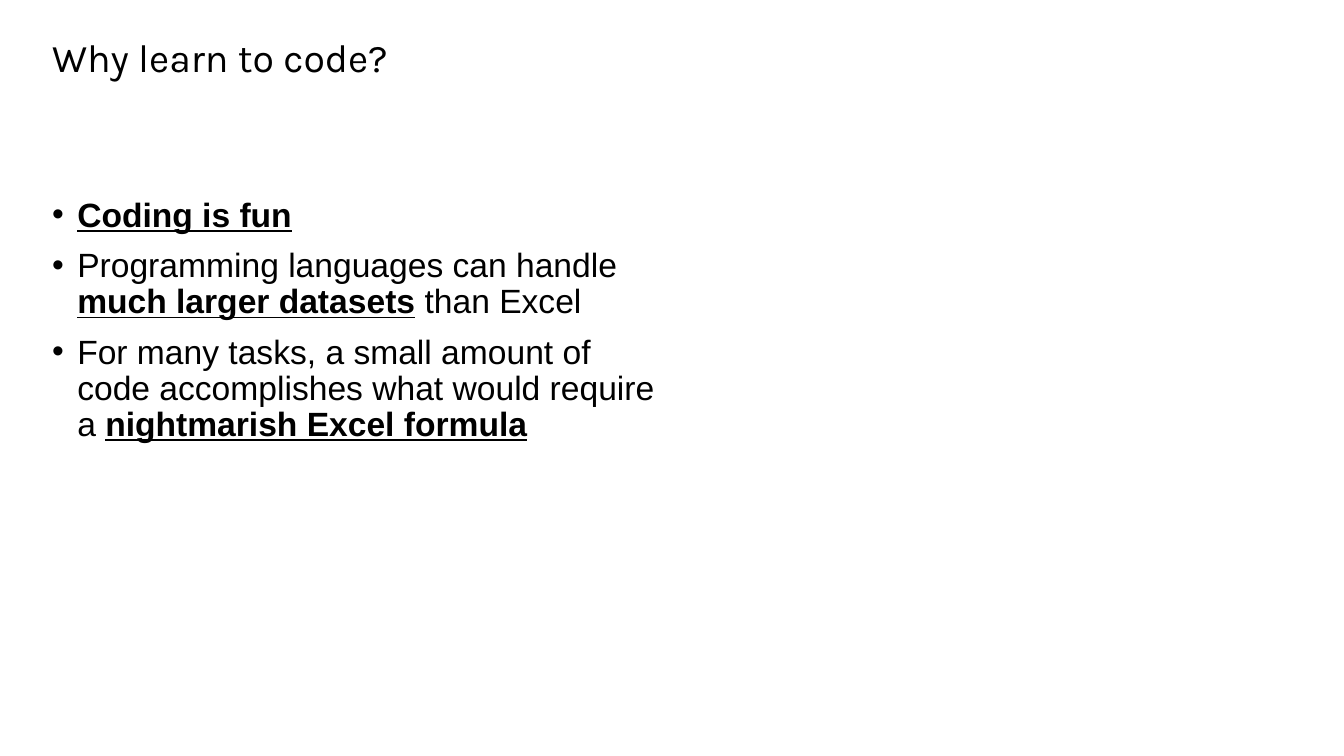
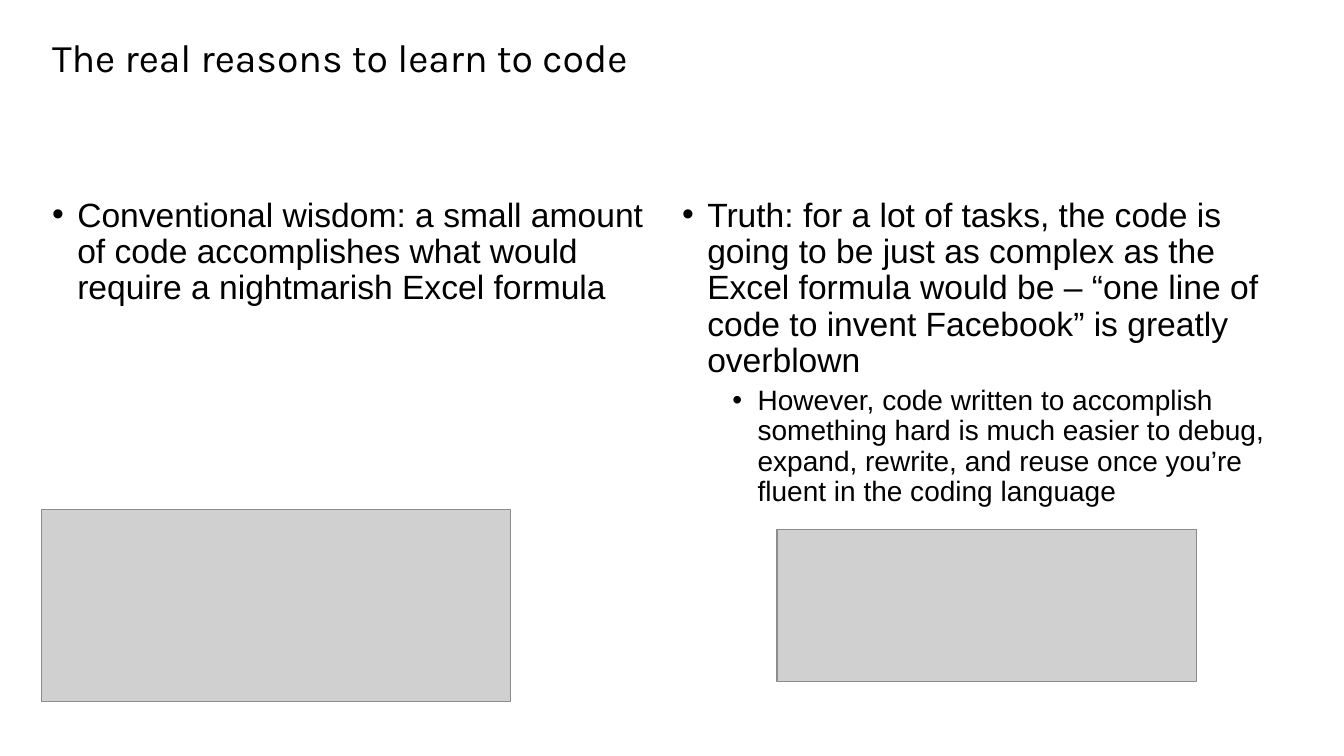
Before and after one commit to tobypenk/data-bootcamp, a slide deck: slide 6 of week 1/Session 1.pptx (slide 5 before the commit). Drawn at 1344x756 pixels with LibreOffice and Linux fonts; fonts in the diff are those of the drawing; grey boxes stand for pictures. Boxes give left, top, right and bottom in pixels: in the first picture for what was removed or moved away, otherwise in the second. Text is boxed around its words. In the diff, an @@ line names an element or a change of style, - is before the commit and + after.

```diff
--- a/week 1/Session 1.pptx
+++ b/week 1/Session 1.pptx
@@ title at (52,45,627,73): text changed @@
-Why learn to code?
+The real reasons to learn to code
@@ text at (77,202,643,306): text changed @@
-• Coding is fun
-• Programming languages can handle much larger datasets than Excel
-• For many tasks, a small amount of code accomplishes what would require a nightmarish Excel formula
+• Conventional wisdom: a small amount of code accomplishes what would require a nightmarish Excel formula
@@ text added at (707,202,1264,506), 24 pt, text #000000 @@
+• Truth: for a lot of tasks, the code is going to be just as complex as the Excel formula would be – “one line of code to invent Facebook” is greatly overblown
+  • However, code written to accomplish something hard is much easier to debug, expand, rewrite, and reuse once you’re fluent in the coding language
@@ picture added at (42,510,511,702) @@
@@ picture added at (777,529,1198,682) @@
```
Also in this commit, not shown: 4 other slides changed, 4 slides added, 9 slides removed, 1 other file.
